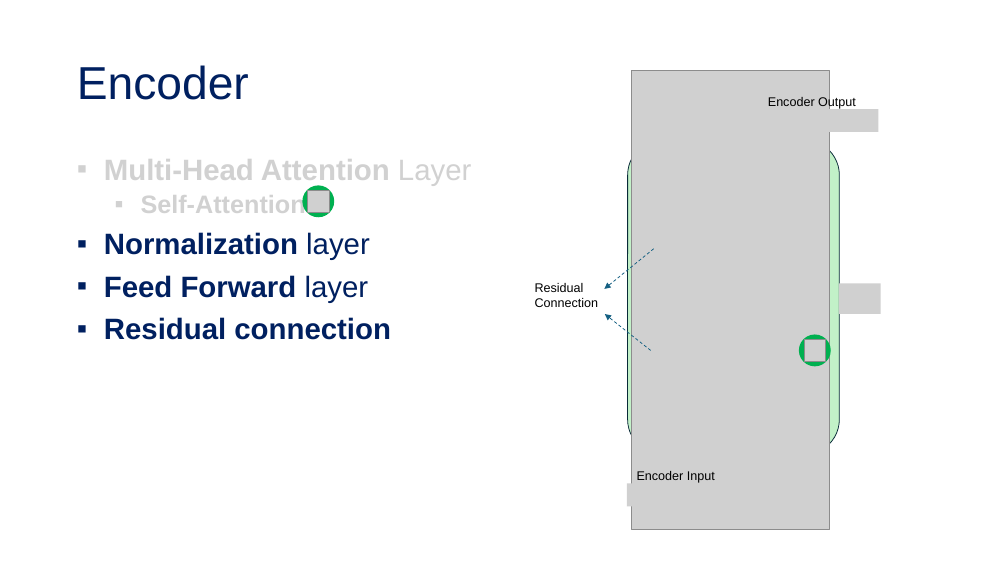
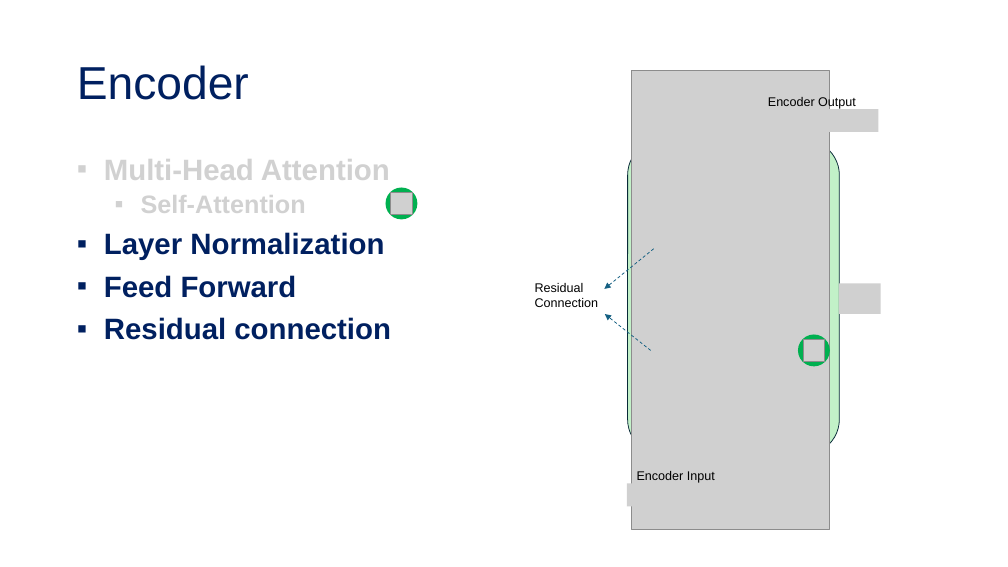
Before and after one commit to tanquangduong/transformer-pt, a slide deck: slide 28 of presentation/Introduction to Transformer.pptx. Drawn at 1008x567 pixels with LibreOffice and Linux fonts; fonts in the diff are those of the drawing; grey boxes stand for pictures. Boxes give left, top, right and bottom in pixels: in the first picture for what was removed or moved away, otherwise in the second. Text is boxed around its words. In the diff, an @@ line names an element or a change of style, - is before the commit and + after.

```diff
--- a/presentation/Introduction to Transformer.pptx
+++ b/presentation/Introduction to Transformer.pptx
@@ text at [104, 159, 390, 180]: text changed @@
-▪ Multi-Head Attention Layer
+▪ Multi-Head Attention
@@ ellipse: place and size @@
-ellipse at [302, 185, 334, 217]
+ellipse at [386, 188, 417, 219]
@@ picture: place and size @@
-picture at [308, 191, 330, 212]
+picture at [391, 193, 413, 215]
@@ text at [104, 232, 384, 298]: text changed @@
-▪ Normalization layer
-▪ Feed Forward layer
+▪ Layer Normalization
+▪ Feed Forward
```
Also in this commit, not shown: 1 other slide changed, 14 slides added, 1 other file.
